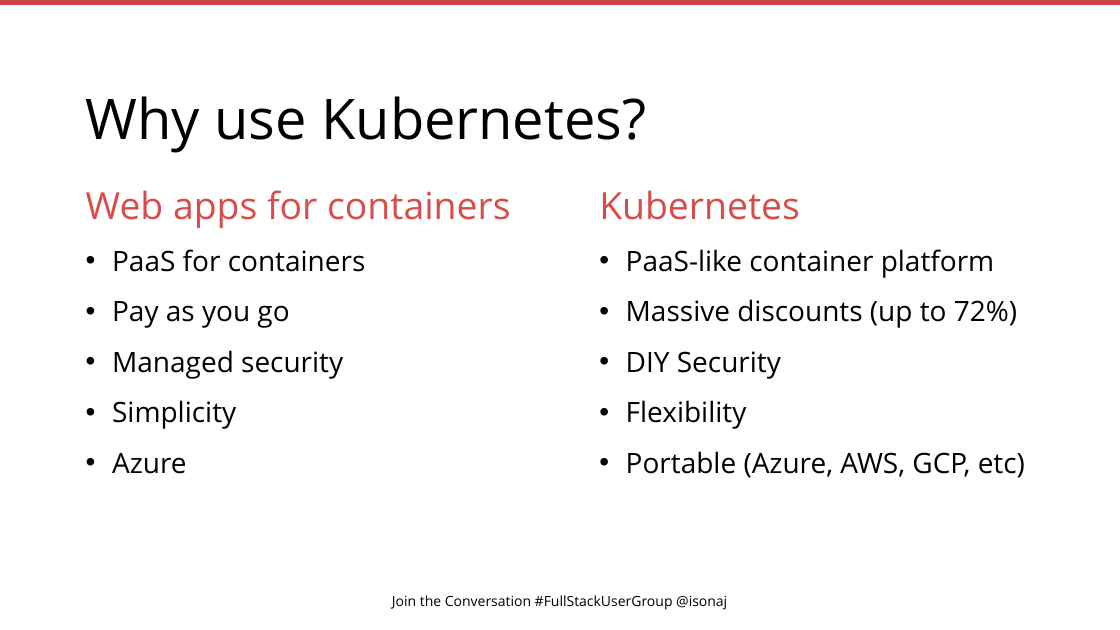
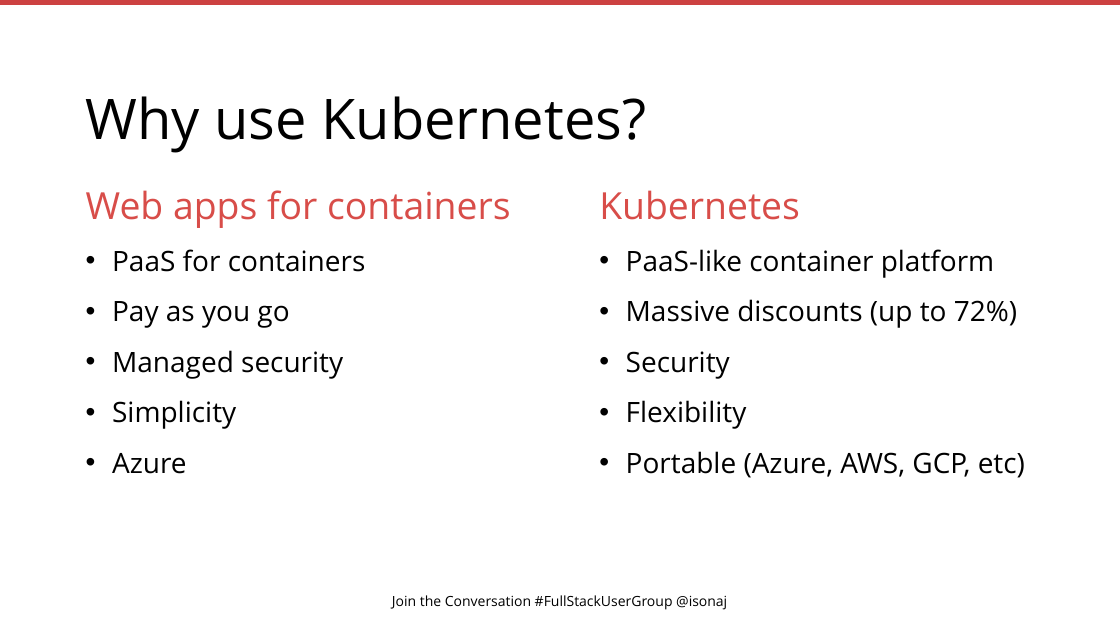
Before and after one commit to isonaj/FromZeroToKubernetes, a slide deck: slide 30 of slides/FromZeroToKubernetes.pptx. Drawn at 1120x630 pixels with LibreOffice and Linux fonts; fonts in the diff are those of the drawing; background and template pictures are left out. Boxes give left, top, right and bottom in pixels: in the first picture for what was removed or moved away, otherwise in the second. Text is boxed around its words. In the diff, an @@ line names an element or a change of style, - is before the commit and + after.

```diff
--- a/slides/FromZeroToKubernetes.pptx
+++ b/slides/FromZeroToKubernetes.pptx
@@ text at bbox=[626, 351, 730, 379]: text changed @@
-• DIY Security
+• Security
```
Also in this commit, not shown: 2 other slides changed, 1 other file.
